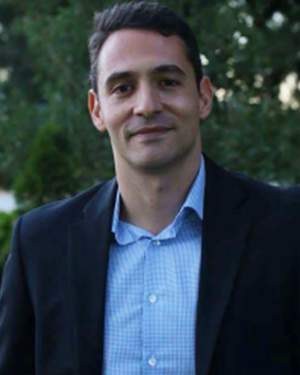
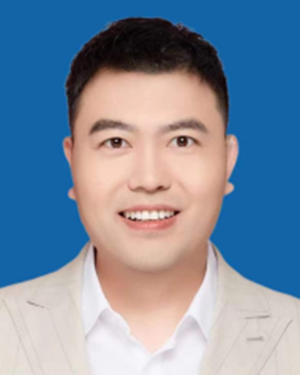
Before/after of a (300, 375) layered artwork. What changed in the layer stack:
added layer "lyuyang" above "kostas" over (0, 0, 300, 375)
hid "kostas" over (0, 0, 300, 375)
